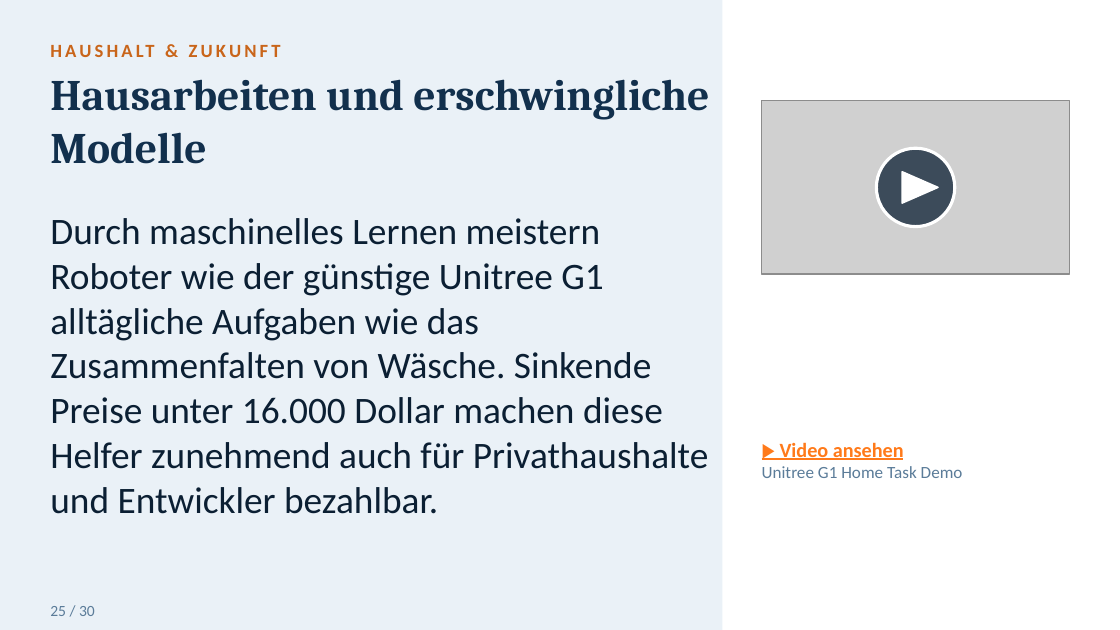
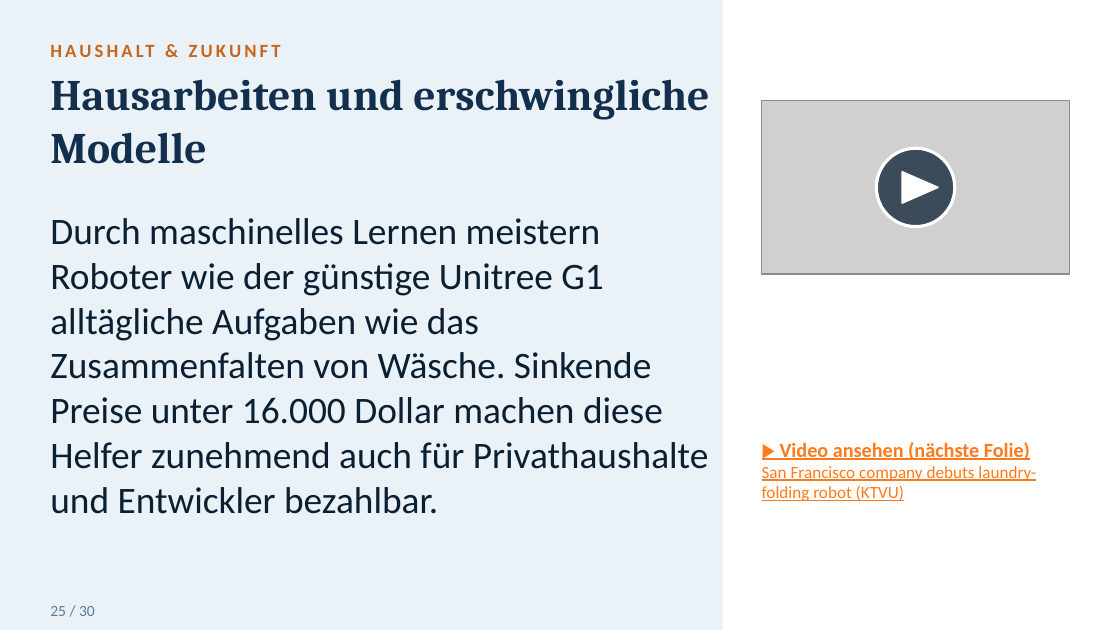
Before and after one commit to toshkaraf/tagesf-rderst-tte, a slide deck: slide 38 of Humanoide_Roboter_gross.pptx (slide 26 before the commit). Drawn at 1120x630 pixels with LibreOffice and Linux fonts; fonts in the diff are those of the drawing; grey boxes stand for pictures. Boxes give left, top, right and bottom in pixels: in the first picture for what was removed or moved away, otherwise in the second. Text is boxed around its words. In the diff, an @@ line names an element or a change of style, - is before the commit and + after.

```diff
--- a/Humanoide_Roboter_gross.pptx
+++ b/Humanoide_Roboter_gross.pptx
@@ text at (762,442,1036,501): text changed; text colour #5B7C99 to #FF7A1A @@
-▶ Video ansehen
-Unitree G1 Home Task Demo
+▶ Video ansehen (nächste Folie)
+San Francisco company debuts laundry-folding robot (KTVU)
```
Also in this commit, not shown: 17 other slides changed, 18 slides added, 6 other files.
